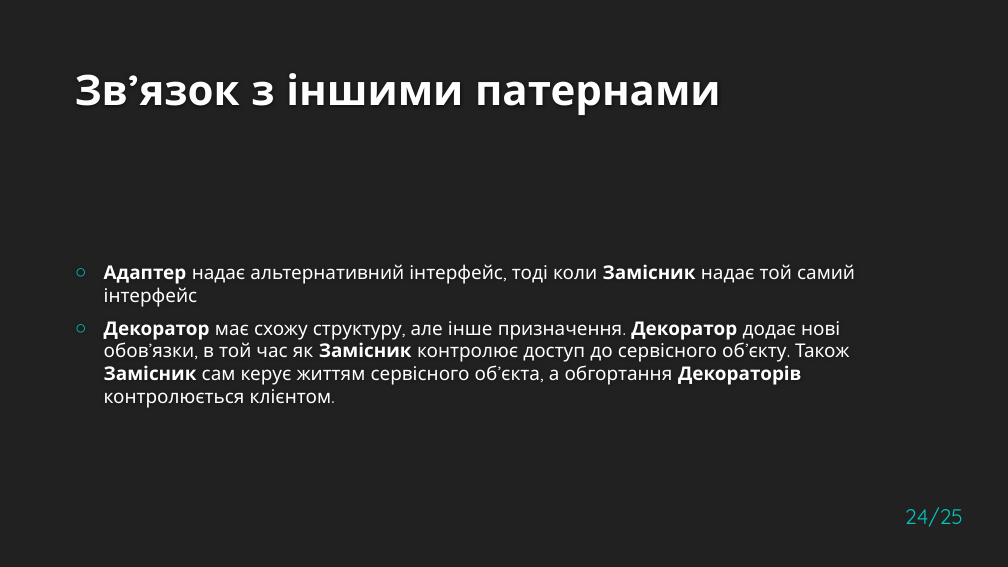
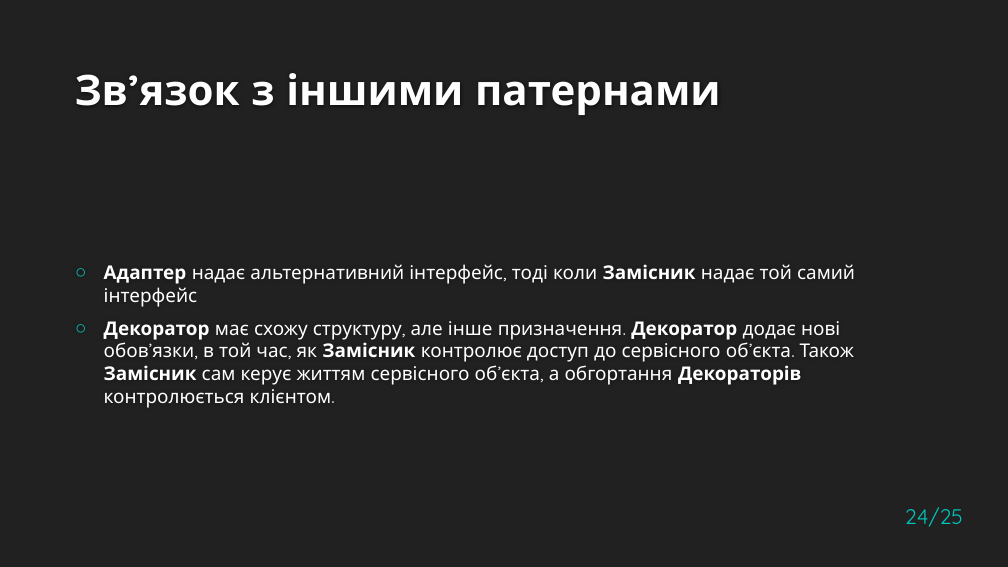
Before and after one commit to Qewby/doodle_jump, a slide deck: slide 24 of Flyweight_Proxy_Tsehelnyk.pptx. Drawn at 1008x567 pixels with LibreOffice and Linux fonts; fonts in the diff are those of the drawing; background and template pictures are left out. Boxes give left, top, right and bottom in pixels: in the first picture for what was removed or moved away, otherwise in the second. Text is boxed around its words. In the diff, an @@ line names an element or a change of style, - is before the commit and + after.

Commit message:
fix grammar in presentation

```diff
--- a/Flyweight_Proxy_Tsehelnyk.pptx
+++ b/Flyweight_Proxy_Tsehelnyk.pptx
@@ text at [104,321,854,408]: text changed @@
-○ Декоратор має схожу структуру, але інше призначення. Декоратор додає нові обов’язки, в той час як Замісник контролює доступ до сервісного об’єкту. Також Замісник сам керує життям сервісного об’єкта, а обгортання Декораторів контролюється клієнтом.
+○ Декоратор має схожу структуру, але інше призначення. Декоратор додає нові обов’язки, в той час, як Замісник контролює доступ до сервісного об’єкта. Також Замісник сам керує життям сервісного об’єкта, а обгортання Декораторів контролюється клієнтом.
```
Also in this commit, not shown: 5 other slides changed.
